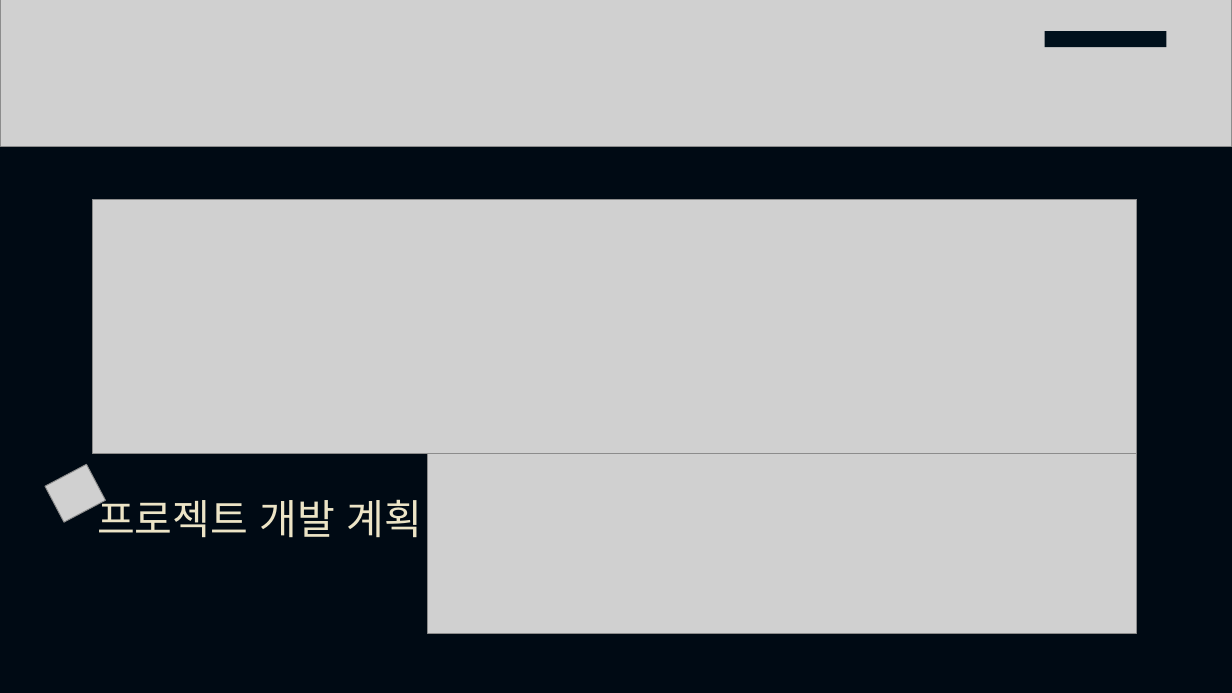
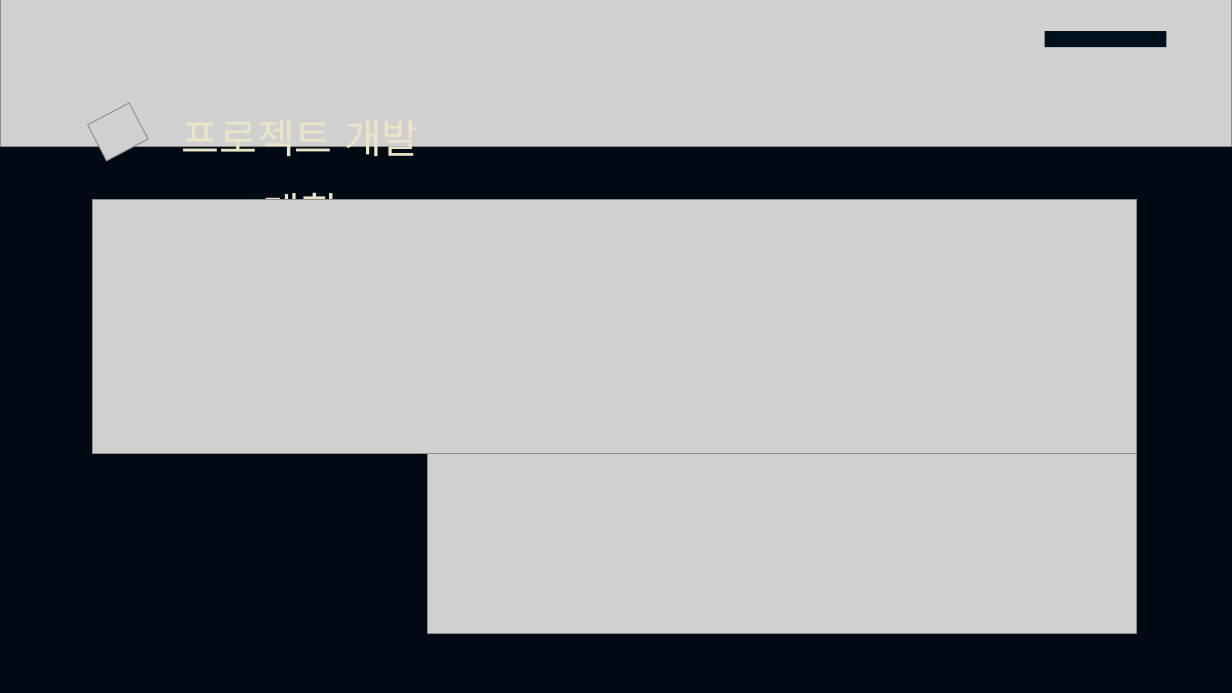
Before and after one commit to jinho-github/LOL-API-Statistics, a slide deck: slide 4 of lol.pptx. Drawn at 1232x693 pixels with LibreOffice and Linux fonts; fonts in the diff are those of the drawing; grey boxes stand for pictures. Boxes give left, top, right and bottom in pixels: in the first picture for what was removed or moved away, otherwise in the second. Text is boxed around its words. In the diff, an @@ line names an element or a change of style, - is before the commit and + after.

Commit message:
계획서최종본
계획서 최종본

```diff
--- a/lol.pptx
+++ b/lol.pptx
@@ text "프로젝트 개발 계획" rewrapped from <box>97,492,423,538</box> to <box>182,146,420,200</box> @@
@@ picture: place and size @@
-picture at <box>45,464,105,522</box>
+picture at <box>88,103,149,161</box>
```
Also in this commit, not shown: 4 other slides changed, 1 slide added, 1 slide removed.
